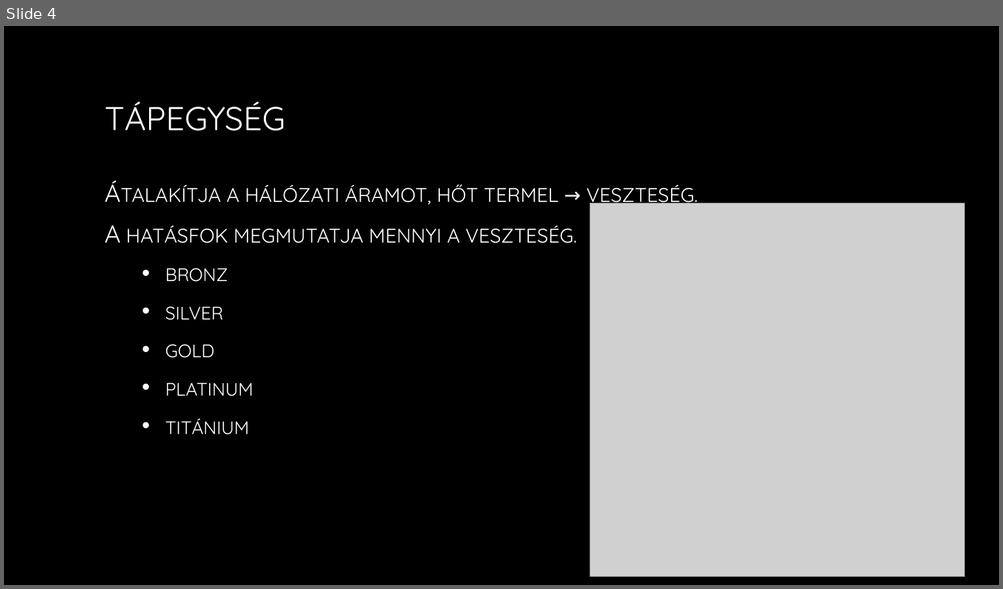
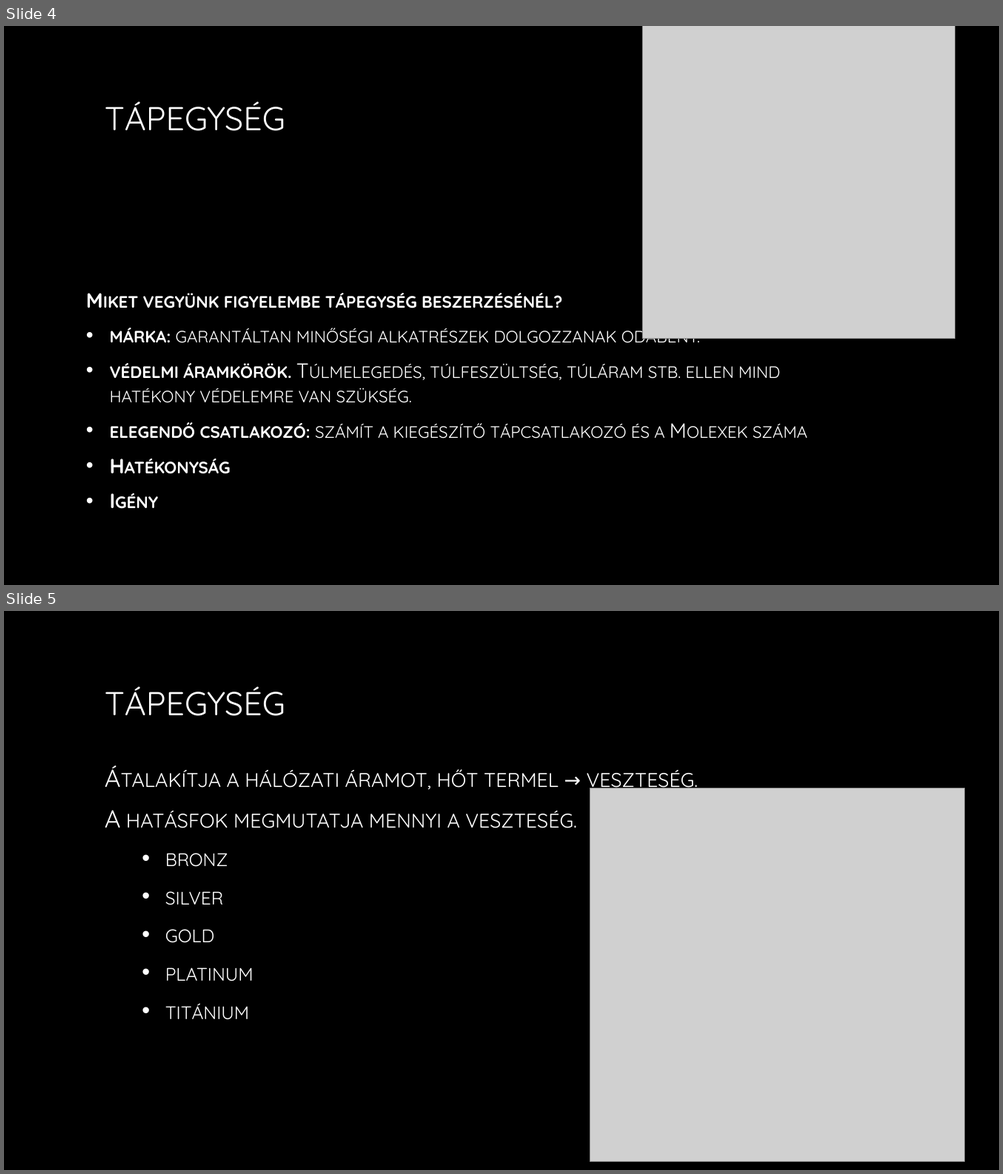
Before and after one commit to Viktor773/2.-csapat, a slide deck: PC házak, tápegységek, hűtés.pptx. Shown one above the other, each under a label of ours: slide 4 before the commit, slides 4 and 5 after it. The pictures are 1003x589 and 1003x1174 pixels, drawn with LibreOffice and Linux fonts; fonts in the diff are those of the drawing; grey boxes stand for pictures; background and template pictures are left out. Boxes give left, top, right and bottom in pixels: in the first picture for what was removed or moved away, otherwise in the second. Text is boxed around its words. In the diff, an @@ line names an element or a change of style, - is before the commit and + after.

```diff
--- a/PC házak, tápegységek, hűtés.pptx
+++ b/PC házak, tápegységek, hűtés.pptx
@@ slide 4 added at bbox=[4, 26, 999, 585], background picture (left out) @@
@@ picture added at bbox=[643, 26, 956, 338] @@
@@ title added at bbox=[105, 101, 285, 131], 32 pt, text gradient #FFFFFF to #A6A6A6 @@
+TÁPEGYSÉG
@@ text added at bbox=[110, 293, 807, 439], 20 pt, text gradient #FFFFFF to #BFBFBF, small capitals @@
+Miket vegyünk figyelembe tápegység beszerzésénél?
+• márka: garantáltan minőségi alkatrészek dolgozzanak odabent.
+• védelmi áramkörök. Túlmelegedés, túlfeszültség, túláram stb. ellen mind hatékony védelemre van szükség.
+• elegendő csatlakozó: számít a kiegészítő tápcsatlakozó és a Molexek száma
+• Hatékonyság
+• Igény
@@ what was slide 4 is now slide 5 @@
```
Also in this commit, not shown: 2 slides changed, 1 other slide added, 1 slide removed.
